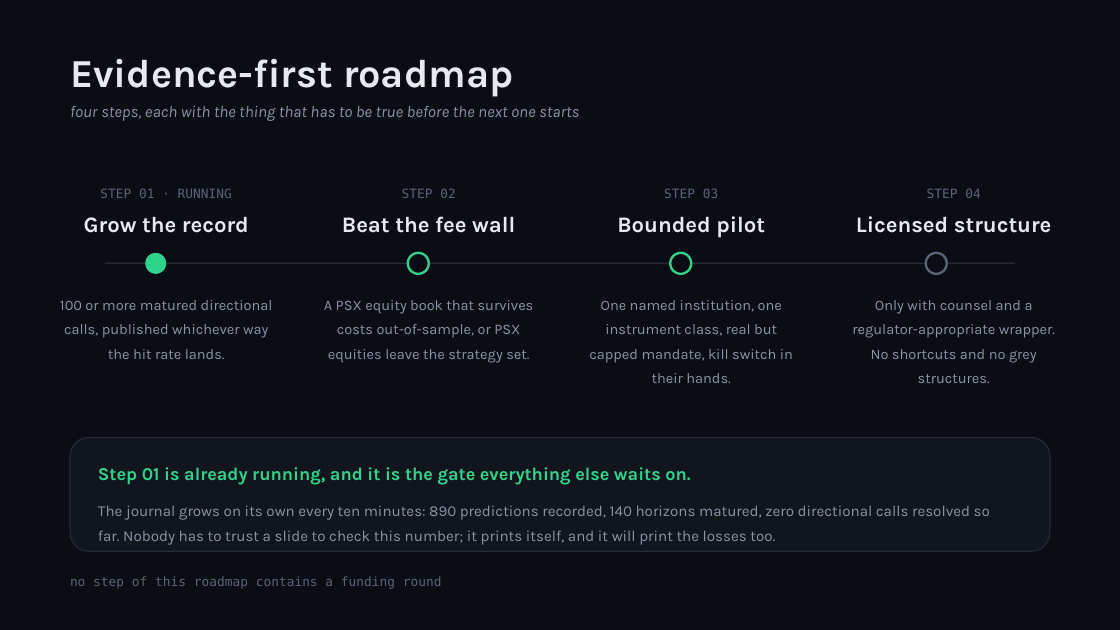
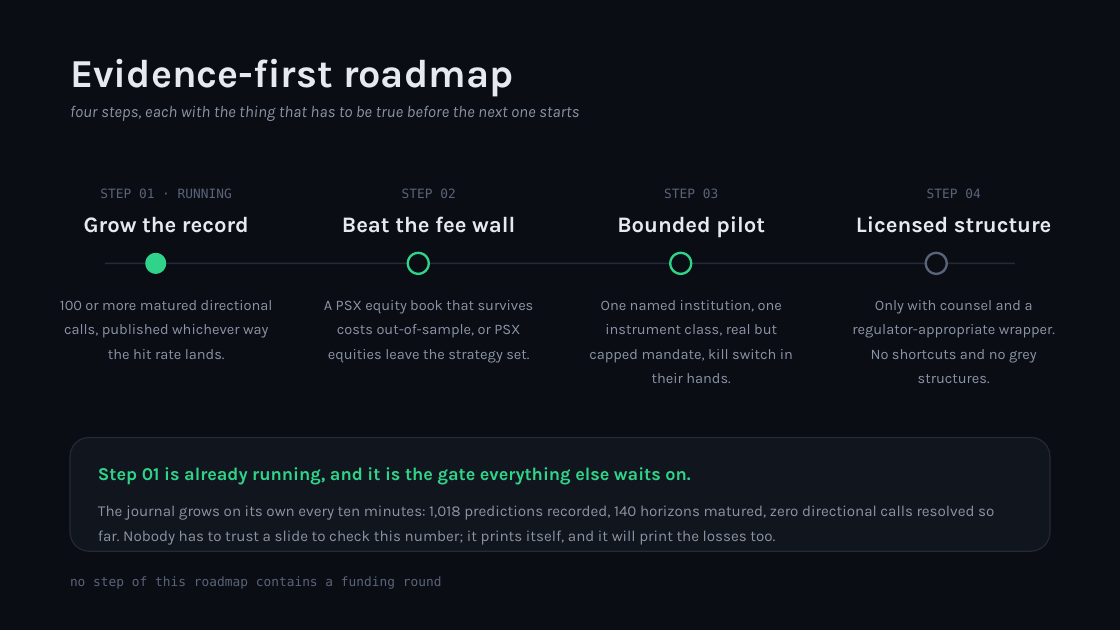
Before and after one commit to zhaider5142009-oss/kairos, a slide deck: slide 11 of docs/investors/KAIROS_Investor_Deck.pptx. Drawn at 1120x630 pixels with LibreOffice and Linux fonts; fonts in the diff are those of the drawing. Boxes give left, top, right and bottom in pixels: in the first picture for what was removed or moved away, otherwise in the second. Text is boxed around its words. In the diff, an @@ line names an element or a change of style, - is before the commit and + after.

```diff
--- a/docs/investors/KAIROS_Investor_Deck.pptx
+++ b/docs/investors/KAIROS_Investor_Deck.pptx
@@ text at (98, 505, 994, 545): text changed @@
-The journal grows on its own every ten minutes: 890 predictions recorded, 140 horizons matured, zero directional calls resolved so far. Nobody has to trust a slide to check this number; it prints itself, and it will print the losses too.
+The journal grows on its own every ten minutes: 1,018 predictions recorded, 140 horizons matured, zero directional calls resolved so far. Nobody has to trust a slide to check this number; it prints itself, and it will print the losses too.
```
Also in this commit, not shown: 4 other slides changed, 13 other files.
